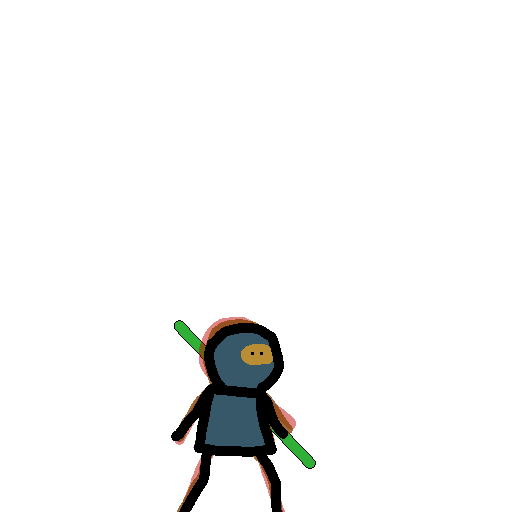
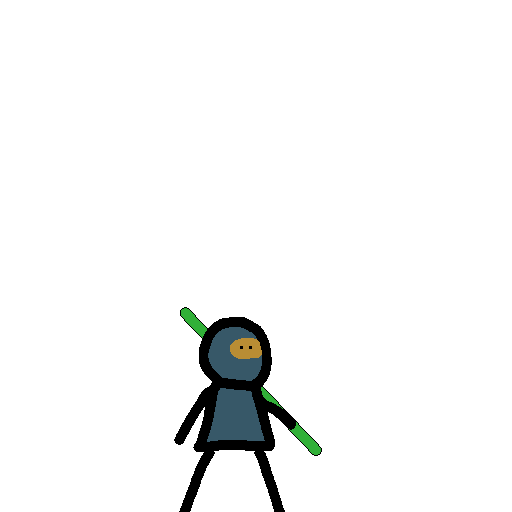
Comparing the layer stacks of the two w=512, h=512 images. Changes:
painted on "Bamboo" over <box>171,307,322,512</box>
